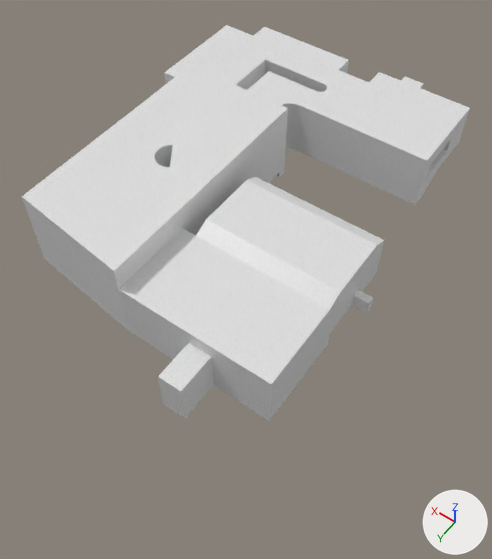
A saved change to the Blender file Models/Blender/Levels/Level1.blend.
Before and after are seen from a 50 mm lens placed at (-26.2, 78.3, 66.9), pointed at (4.7, 35.1, -1.0). Arrows for +X, +Y and +Z are at lower right; the lights stay in place.
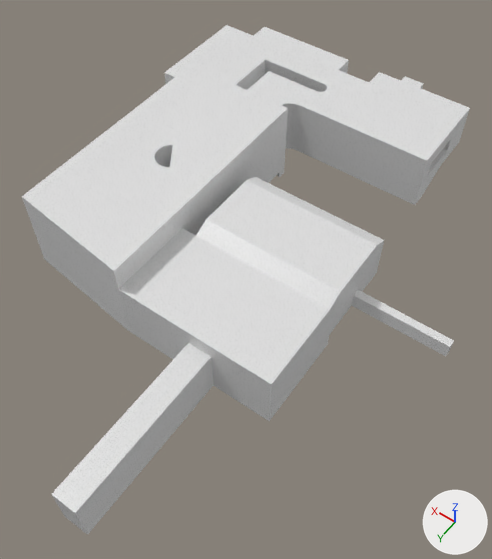
Commit message: level work

Scene script edits in JSON lines:
```json
{"block": "me_cube", "where": "me_cube.from_pydata(...)  # 1416 vertices, 942 faces; spans x -11.0..32.0, y -5.0..55.0, z -9.2..11.2"}
{"block": "me_cube", "where": "# used by ob_cube; location = (0.0, 0.0, 0.0)"}
{"block": "me_cube", "where": "# before: 494 (-1.5, 55.0, 0.0) at pixel (185, 418), 495 (-1.5, 55.0, 6.0) at pixel (180, 391), 498 (1.5, 55.0, 0.0) at pixel (163, 404), 499 (1.5, 55.0, 6.0) at pixel (157, 376)"}
{"block": "me_cube", "where": "# before: 500 (-11.0, 32.0, 2.0) at pixel (370, 307), 501 (-11.0, 32.0, 4.0) at pixel (373, 297), 502 (-11.0, 33.0, 2.0) at pixel (366, 313), 503 (-11.0, 33.0, 4.0) at pixel (369, 303)"}
{"block": "me_cube", "change": "me_cube part 1"}
{"op": "add", "block": "me_cube", "code": "for i in [494, 495, 498, 499]: me_cube.vertices[i].co += Vector((0.0, 15.0, 0.0))"}
{"block": "me_cube", "change": "me_cube part 2"}
{"op": "add", "block": "me_cube", "code": "for i in [*range(500, 504)]: me_cube.vertices[i].co += Vector((-10.0, 0.0, 0.0))"}
```

Changed parts and their boxes (x1, y1, x2, y2) in the pictures (492 x 559 px; the box of a moved part takes in the faces that stretch with it):
```json
{"object": "Cube", "change": "reshaped", "before": [22, 25, 470, 421], "after": [22, 25, 470, 535], "on screen": "29% taller"}
{"part": 1, "of": "me_cube", "change": "moved or reshaped", "before": [158, 343, 213, 419], "after": [51, 343, 213, 535]}
{"part": 2, "of": "me_cube", "change": "moved or reshaped", "before": [352, 290, 373, 314], "after": [352, 290, 454, 356]}
```
